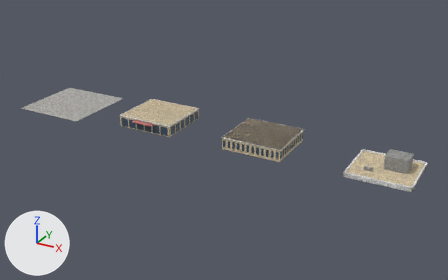
One commit to the Blender file objects/VanillaReplacements/Building/BLDCTY5/OG_BLDCTY5.blend: the scene before it, then after it.
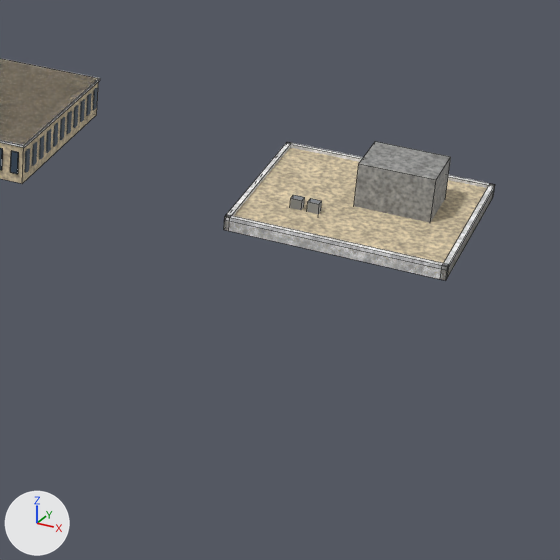
Each version is shown whole from a 50 mm camera at (120.9, -128.3, 63.1) aimed at (49.8, 1.0, -1.5), then close up on the part from 61% to 100% of the width and 37% to 100% of the height. The lights are fixed; the arrows at lower left show +X, +Y and +Z. The older version's two pictures come first. The close-ups show mesh edges as thin lines.

Script lines for the objects in view, before the commit:
```python
ob_cube_036 = bpy.data.objects.new('Cube.036', me_cube_036)
ob_cube_036.parent = ob_part2
ob_cube_036.location = (0.0, 0.0, 1.556)
ob_cube_084 = bpy.data.objects.new('Cube.084', me_cube_084)
ob_cube_084.parent = ob_part3
ob_cube_084.location = (0.0, 0.0, 0.389)
ob_cube_085 = bpy.data.objects.new('Cube.085', me_cube_085)
ob_cube_085.parent = ob_part3
ob_cube_085.location = (0.0, -6.986, 0.519)
ob_cube_086 = bpy.data.objects.new('Cube.086', me_cube_086)
ob_cube_086.parent = ob_part3
ob_cube_086.location = (0.0, 6.986, 0.519)
ob_cube_087 = bpy.data.objects.new('Cube.087', me_cube_087)
ob_cube_087.parent = ob_part3
ob_cube_087.location = (-7.498, 0.0, 0.519)
ob_cube_088 = bpy.data.objects.new('Cube.088', me_cube_088)
ob_cube_088.parent = ob_part3
ob_cube_088.location = (7.498, 0.0, 0.519)
ob_cube_089 = bpy.data.objects.new('Cube.089', me_cube_089)
ob_cube_089.parent = ob_part3
ob_cube_089.location = (2.303, 1.433, 2.042)
ob_cube_090 = bpy.data.objects.new('Cube.090', me_cube_090)
ob_cube_090.parent = ob_part3
ob_cube_090.location = (-3.839, -2.866, 0.778)
# also in view: 'Cube.083' at (61.4, 0.0, 3.0)
```
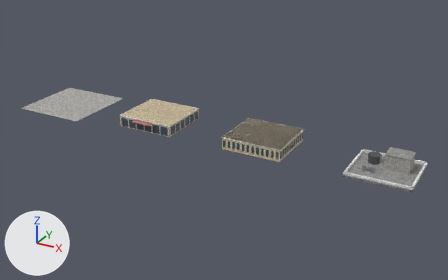
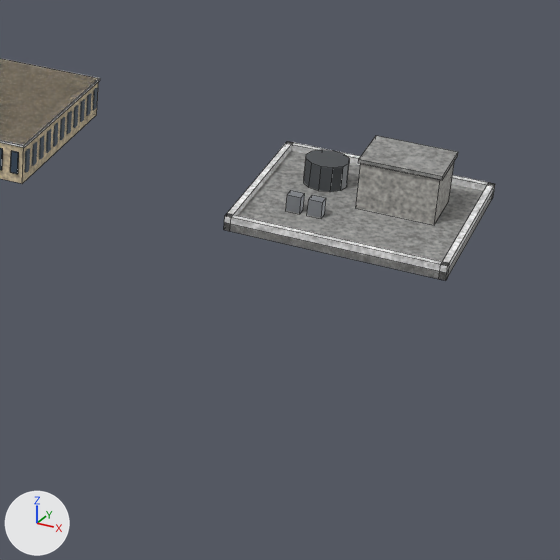
Where the newer file only moved an object's origin or applied its transform, the numbers keep the older frame.

The change, as a diff of the scene's bpy script:
```diff
--- a/objects/VanillaReplacements/Building/BLDCTY5/OG_BLDCTY5.blend.py
+++ b/objects/VanillaReplacements/Building/BLDCTY5/OG_BLDCTY5.blend.py
@@ mat_stone_stone @@
+mat_stone_stone = bpy.data.materials.new('Stone stone')
+# nodes: BsdfPrincipled, MixRGB, OutputMaterial, TexCoord, TexNoise, ValToRGB
+# colours: grey #b5b3ad, light grey #cbcbcb, white #ffffff, light grey #c8c8c8, white #e9e9e9
@@ mat_darksteel_darksteel @@
+mat_darksteel_darksteel = principled_material('Darksteel darksteel')
+mat_darksteel_darksteel.base_color = (0.12, 0.13, 0.14)  # dark grey #616569
+mat_darksteel_darksteel.metallic = 0.6
@@ me_cube_084 @@
 # used by ob_cube_084; parent = ob_part3; location = (0.0, 0.0, 0.389)
-me_cube_084.from_pydata(...)  # 8 vertices, 6 faces; spans x -7.7..7.7, y -7.2..7.2, z -0.4..0.4
-me_cube_084.materials.append(mat_sandstone_sandstone)
+me_cube_084.from_pydata(...)  # 8 vertices, 6 faces; spans x -7.7..7.7, y -7.2..7.2, z -0.4..0.2
+# me_cube_084 part 1: the whole mesh is moved by (0.0, 0.0, -0.1)
+me_cube_084.materials.append(mat_darkconcrete_darkconcrete)
@@ me_cube_089 @@
 # used by ob_cube_089; parent = ob_part3; location = (2.303, 1.433, 2.042)
-me_cube_089.from_pydata(...)  # 8 vertices, 6 faces; spans x -2.69..2.69, y -2.15..2.15, z -2.04..2.04
-me_cube_089.materials.append(mat_darkconcrete_darkconcrete)
+me_cube_089.from_pydata(...)  # 8 vertices, 6 faces; spans x -2.76..2.76, y -2.15..2.15, z -1.77..1.77
+# me_cube_089 part 2: the whole mesh is scaled about its middle by (1.03, 1, 0.867)
+me_cube_089.materials.append(mat_stone_stone)
@@ me_cube_090 @@
 # used by ob_cube_090; parent = ob_part3; location = (-3.839, -2.866, 0.778)
-me_cube_090.from_pydata(...)  # 8 vertices, 6 faces; spans x -0.41..0.41, y -0.31..0.31, z -0.78..0.78
+me_cube_090.from_pydata(...)  # 8 vertices, 6 faces; spans x -2.92..2.92, y -2.29..2.29, z -0.16..0.16
+# me_cube_090 part 3: the whole mesh is scaled about its middle by (7.12, 7.47, 0.2)
 me_cube_090.materials.append(mat_steel_steel)
@@ me_cube_092 @@
+me_cube_092.from_pydata(...)  # a box spanning x -0.512..0.512, y -0.409..0.409, z -0.648..0.648
+me_cube_092.materials.append(mat_steel_steel)  # grey #a0a4aa
@@ me_cone @@
+me_cone.from_pydata(...)  # a 12-sided cylinder along z spanning x -1.58..1.58, y -1.58..1.58, z -0.97..0.97
+me_cone.materials.append(mat_darksteel_darksteel)  # dark grey #616569
@@ ob_cube_085 @@
 ob_cube_085.parent = ob_part3
-ob_cube_085.location = (0.0, -6.986, 0.519)
+ob_cube_085.location = (0.0, -6.935, 0.545)
@@ ob_cube_086 @@
 ob_cube_086.parent = ob_part3
-ob_cube_086.location = (0.0, 6.986, 0.519)
+ob_cube_086.location = (0.0, 6.935, 0.545)
@@ ob_cube_087 @@
 ob_cube_087.parent = ob_part3
-ob_cube_087.location = (-7.498, 0.0, 0.519)
+ob_cube_087.location = (-7.447, 0.0, 0.545)
@@ ob_cube_088 @@
 ob_cube_088.parent = ob_part3
-ob_cube_088.location = (7.498, 0.0, 0.519)
+ob_cube_088.location = (7.447, 0.0, 0.545)
@@ ob_cube_089 @@
 ob_cube_089.parent = ob_part3
-ob_cube_089.location = (2.303, 1.433, 2.042)
+ob_cube_089.location = (2.457, 1.72, 2.289)
@@ ob_cube_090 @@
 ob_cube_090.parent = ob_part3
-ob_cube_090.location = (-3.839, -2.866, 0.778)
+ob_cube_090.location = (2.457, 1.72, 4.214)
@@ ob_cube_092 @@
+ob_cube_092 = bpy.data.objects.new('Cube.092', me_cube_092)
+ob_cube_092.parent = ob_part3
+ob_cube_092.location = (-2.457, -2.866, 1.167)
@@ ob_cone @@
+ob_cone = bpy.data.objects.new('Cone', me_cone)
+ob_cone.parent = ob_part3
+ob_cone.location = (-3.378, 2.58, 1.491)
```

Boxes (x1, y1, x2, y2) around the edits, measured in the close-ups (560 x 560 px):
'Cube.084', recoloured, rescaled
    before: (224, 148, 494, 280)
    after: (224, 151, 493, 279)
'Cube.089', recoloured, moved, rescaled
    before: (354, 142, 451, 223)
    after: (356, 163, 454, 224)
'Cube.085', moved
    before: (224, 214, 449, 279)
    after: (225, 213, 449, 279)
'Cube.090', moved, rescaled
    before: (290, 195, 305, 210)
    after: (358, 136, 458, 180)
'Cone', added
    after: (304, 149, 349, 192)
'Cube.088', moved
    before: (441, 183, 494, 280)
    after: (439, 182, 495, 280)
'Cube.087', moved
    before: (224, 142, 291, 230)
    after: (224, 142, 292, 231)
'Cube.086', moved
    before: (286, 142, 495, 196)
    after: (286, 141, 495, 199)
'Cube.092', added
    after: (307, 195, 326, 218)
